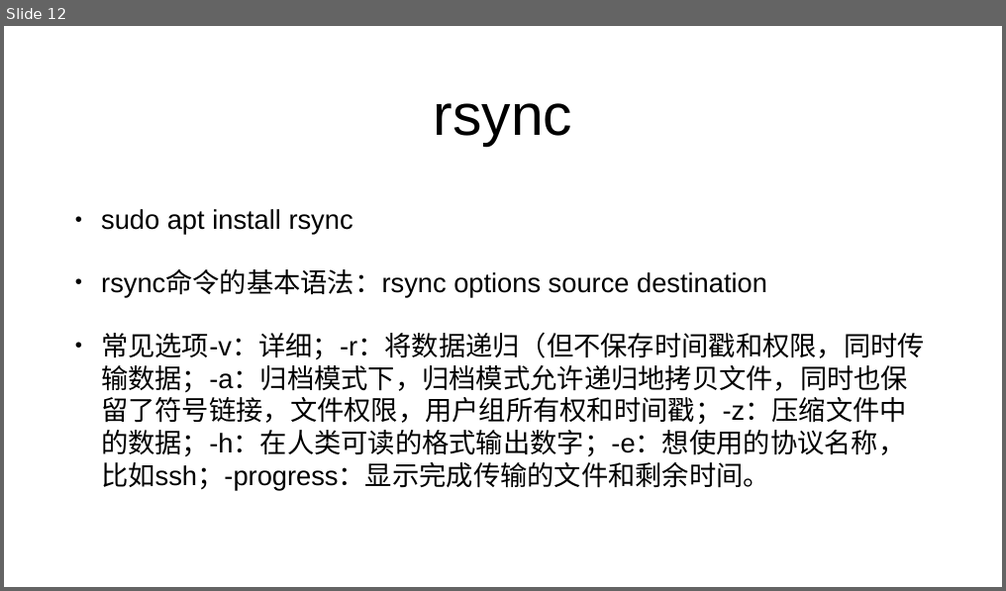
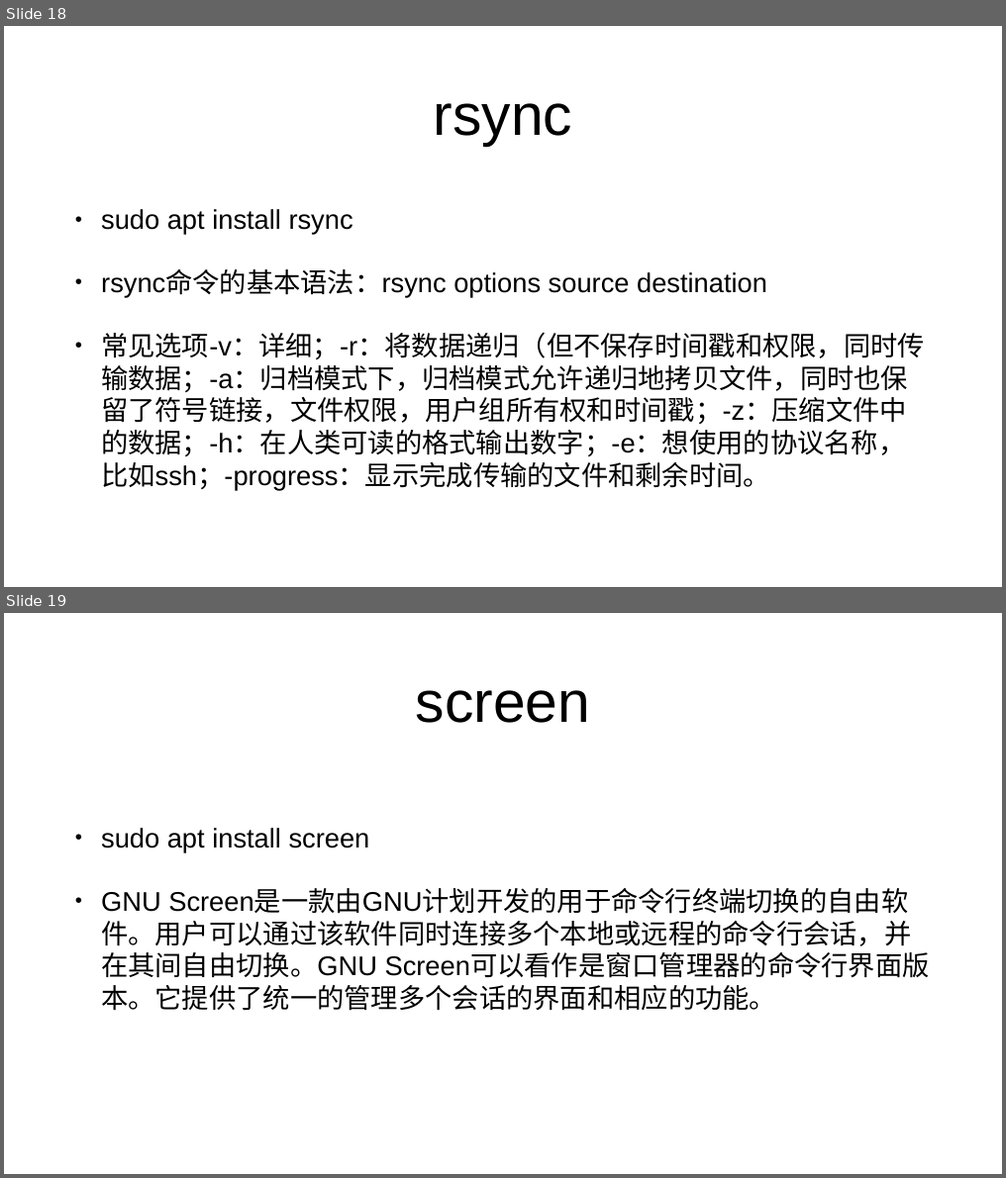
Before and after one commit to mengning/linuxstart, a slide deck: L10/Linux常见试题解析.pptx. Shown one above the other, each under a label of ours: slide 12 before the commit, slides 18 and 19 after it. The pictures are 1006x591 and 1006x1178 pixels, drawn with LibreOffice and Linux fonts; fonts in the diff are those of the drawing. Boxes give left, top, right and bottom in pixels: in the first picture for what was removed or moved away, otherwise in the second. Text is boxed around its words. In the diff, an @@ line names an element or a change of style, - is before the commit and + after.

```diff
--- a/L10/Linux常见试题解析.pptx
+++ b/L10/Linux常见试题解析.pptx
@@ slide 19 added at [4,613,1002,1174], background #FFFFFF @@
@@ title added at [416,690,590,723], 112 pt, text #000000 @@
+screen
@@ text added at [101,828,911,1011], 52 pt, text #000000 @@
+• sudo apt install screen
+• GNU Screen是一款由GNU计划开发的用于命令行终端切换的自由软件。用户可以通过该软件同时连接多个本地或远程的命令行会话，并在其间自由切换。GNU Screen可以看作是窗口管理器的命令行界面版本。它提供了统一的管理多个会话的界面和相应的功能。
@@ what was slide 12 is now slide 18 @@
```
Also in this commit, not shown: 3 slides changed, 10 other slides added.
